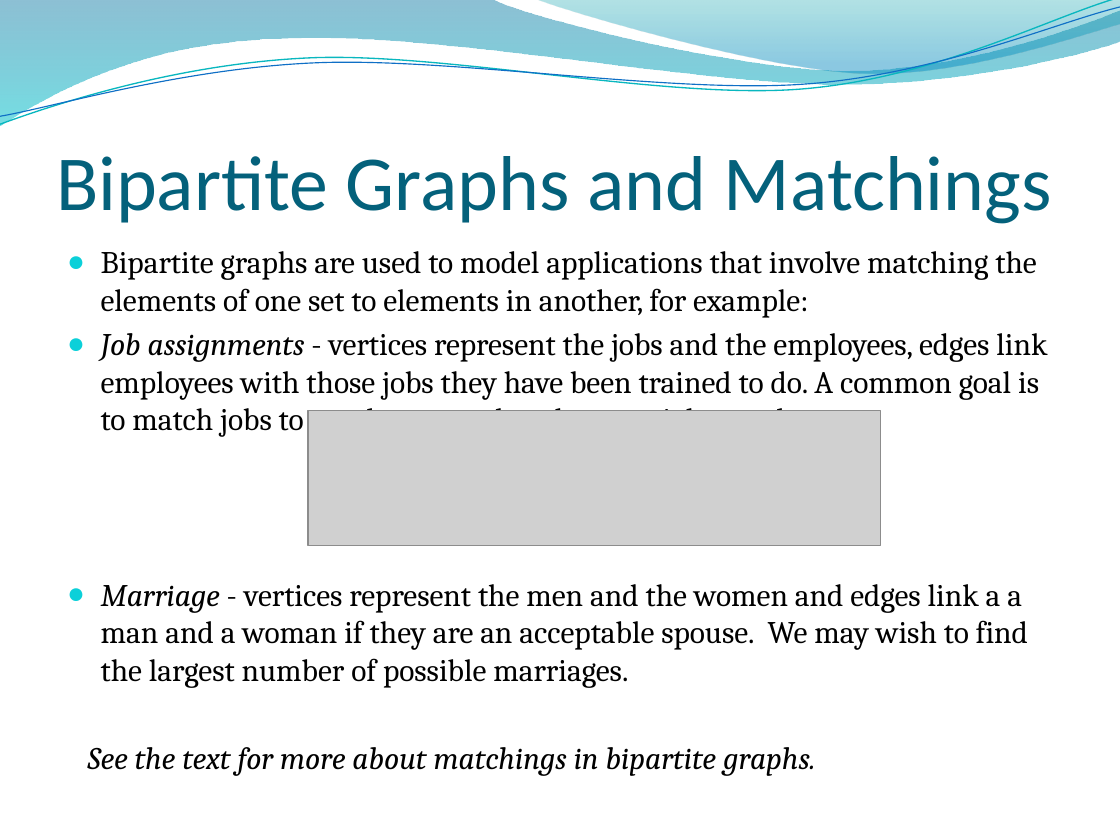
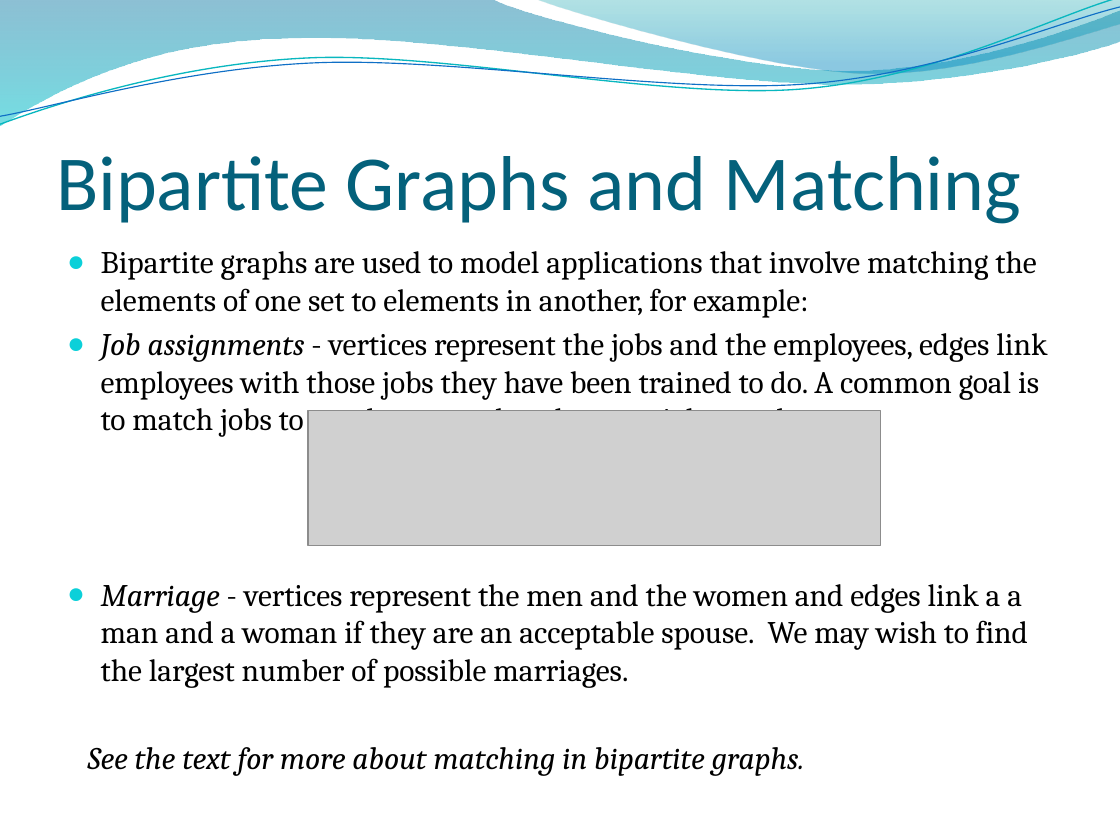
Before and after one commit to lin-chen-GA/lin-chen-GA.github.io, a slide deck: slide 40 of cs2620/slides/cs2620_notes10.pptx (slide 39 before the commit). Drawn at 1120x840 pixels with LibreOffice and Linux fonts; fonts in the diff are those of the drawing; grey boxes stand for pictures; background and template pictures are left out. Boxes give left, top, right and bottom in pixels: in the first picture for what was removed or moved away, otherwise in the second. Text is boxed around its words. In the diff, an @@ line names an element or a change of style, - is before the commit and + after.

```diff
--- a/cs2620/slides/cs2620_notes10.pptx
+++ b/cs2620/slides/cs2620_notes10.pptx
@@ title at bbox=[56, 156, 1021, 224]: text changed @@
-Bipartite Graphs and Matchings
+Bipartite Graphs and Matching
@@ text at bbox=[88, 747, 805, 776]: text changed @@
-See the text for more about matchings in bipartite graphs.
+See the text for more about matching in bipartite graphs.
```
Also in this commit, not shown: 12 other slides changed, 1 slide added, 3 other files.
